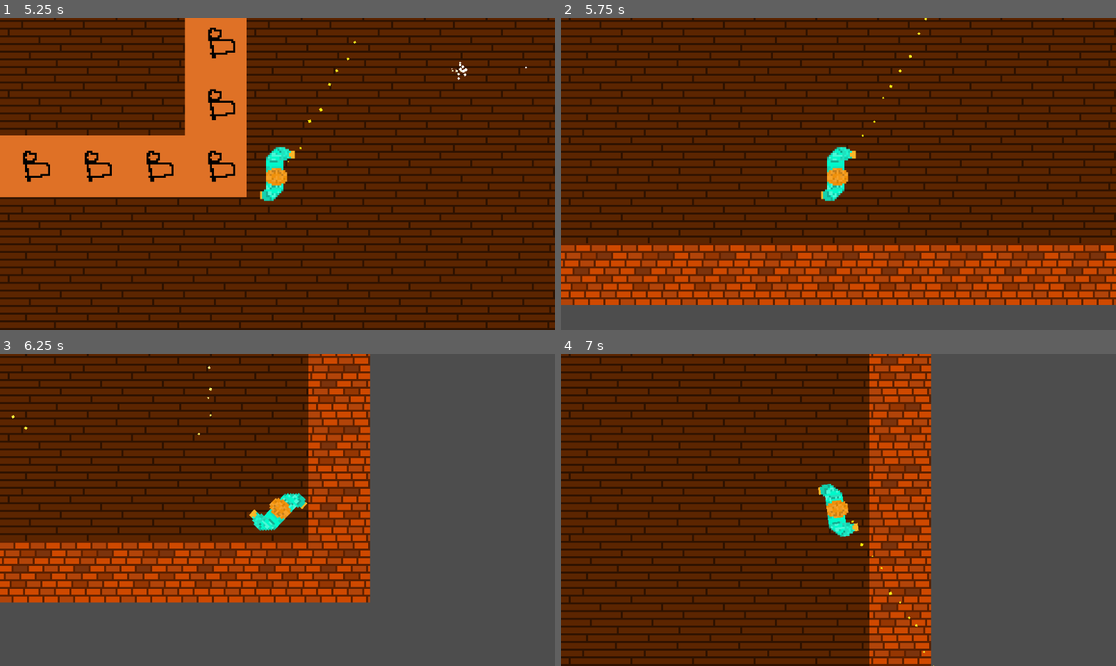
Above: before the commit, frames 1-4 (two rows, left to right).
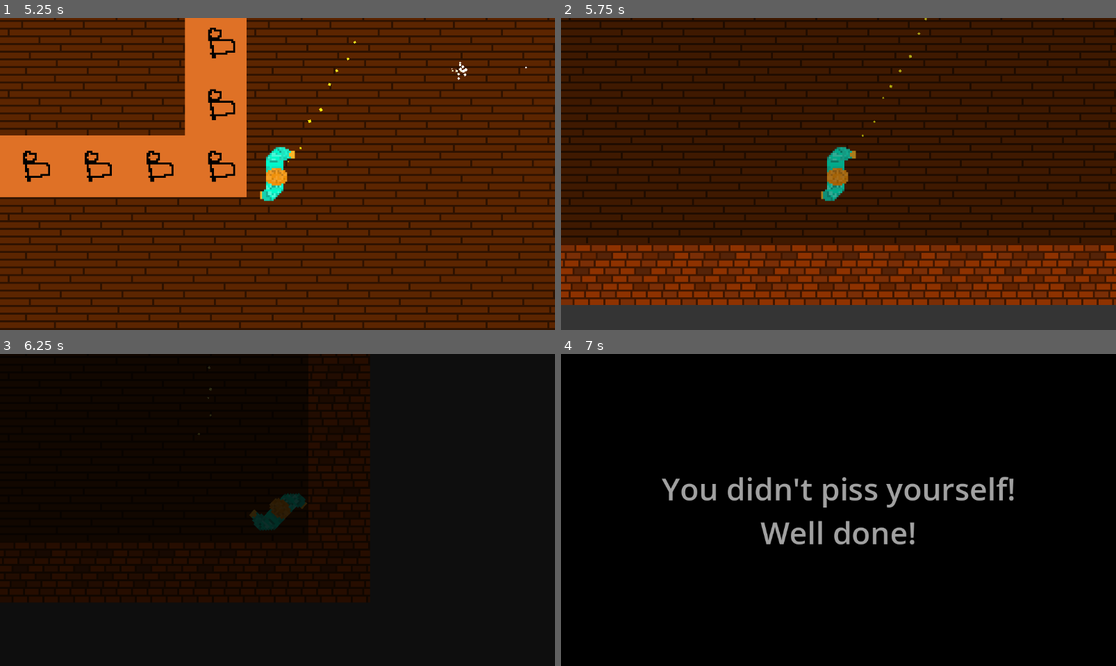
Above: after the commit, the same moments.

Repository: Jibby-Games/PizzaJam11
Game: Godot game, scene res://menu/intro.tscn
Same seed, same stepped clock (60 frames per second), same inputs: the game is played once before the commit and once after it.
Inputs (mouse positions are in pixels of both pictures, inside the frame that each line leads up to):
- Up to frame 1 (5.25 s): move the mouse to (399, 158) at 0.52 s; press the mouse at (399, 158) at 0.53 s; hold D (right) 0.53-1.28 s; move the mouse to (166, 189) at 1.27 s; release the mouse at (166, 189) at 1.28 s; hold S (down) 1.28-2.03 s; click (166, 189) at 1.35 s; move the mouse to (333, 105) at 2.02 s; press the mouse at (333, 105) at 2.03 s; hold D (right) 2.03-2.78 s; move the mouse to (249, 236) at 2.77 s; release the mouse at (249, 236) at 2.78 s; hold W (up) 2.78-3.53 s; click (249, 236) at 2.85 s; move the mouse to (444, 220) at 3.52 s; press the mouse at (444, 220) at 3.53 s; hold A (left) 3.53-5.03 s; move the mouse to (111, 127) at 4.27 s; release the mouse at (111, 127) at 4.28 s; click (111, 127) at 4.35 s; move the mouse to (305, 174) at 5.02 s; press the mouse at (305, 174) at 5.03 s; hold S (down) from 5.03 s (still down)
- Up to frame 2 (5.75 s): keep holding S (down)
- Up to frame 3 (6.25 s): move the mouse to (194, 432) at 5.77 s; release S (down) at 5.78 s; release the mouse at (194, 432) at 5.78 s; hold D (right) from 5.78 s (still down); click (194, 432) at 5.85 s
- Up to frame 4 (7 s): move the mouse to (960, 494) at 6.52 s; release D (right) at 6.53 s; press the mouse at (960, 494) at 6.53 s; hold W (up) from 6.53 s (still down)

Frame 1 is identical in both runs. In frame 2, 79% of the frame differs, in the area x 0-100%, y 0-100%; in frame 3, 100%; in frame 4, 100%.

Commit message:
The player loses if they piss on the floor

Diff:
--- a/objects/urinal.gd
+++ b/objects/urinal.gd
@@ -10,7 +10,7 @@
 var sprite_change_thresholds = [0, 25, 50, 75]
 var sprites = []
 
-func pissed_on() -> void:
+func pissed_on() -> bool:
 	if filled_volume < max_volume:
 		filled_volume += fill_frame_delta
 
@@ -21,3 +21,5 @@
 		if filled_volume > threshold:
 			$AnimatedSprite2D.frame = i
 		i += 1
+
+	return true
--- a/player/player.gd
+++ b/player/player.gd
@@ -4,7 +4,11 @@
 var is_pissing = false
 
 var current_piss_volume = 1000
+var min_piss_volume = 0
 var max_piss_volume = 2000
+
+var current_missed_piss = 0
+var max_missed_piss = 250
 
 # per physics frame
 var pissing_delta = 2
@@ -25,6 +29,12 @@
 
 	if is_pissing:
 		check_piss()
+	else:
+		not_pissing()
+
+	# Check that the player has not wet themselves
+	if current_piss_volume >= max_piss_volume:
+		wet_self()
 
 
 func _unhandled_input(event: InputEvent) -> void:
@@ -33,6 +43,15 @@
 
 	if event.is_action_released("piss"):
 		stop_piss()
+
+
+func wet_self() -> void:
+	print("The player has reached max capacity!")
+	pass
+
+
+func not_pissing() -> void:
+	current_piss_volume += piss_buildup_delta
 
 
 func start_piss() -> void:
@@ -51,10 +70,13 @@
 		current_piss_volume -= pissing_delta
 
 		# Check for piss targets
+		var is_valid_piss = false
 		if $PissRaycast.is_colliding():
 			var obj: Object = $PissRaycast.get_collider()
 			if obj.has_method("pissed_on"):
-				obj.pissed_on()
+				is_valid_piss = obj.pissed_on()
+
+		process_piss(is_valid_piss)
 
 	else:
 		stop_piss()
@@ -64,3 +86,15 @@
 func empty_bladder() -> void:
 	print("Bladder is empty!")
 	UI.show_win()
+
+
+func process_piss(valid: bool) -> void:
+	if valid:
+		print("This is a valid target!")
+	else:
+		current_missed_piss += pissing_delta
+
+	if current_missed_piss >= max_missed_piss:
+		print("The player pissed themselves")
+		is_pissing = false
+		UI.show_win()
